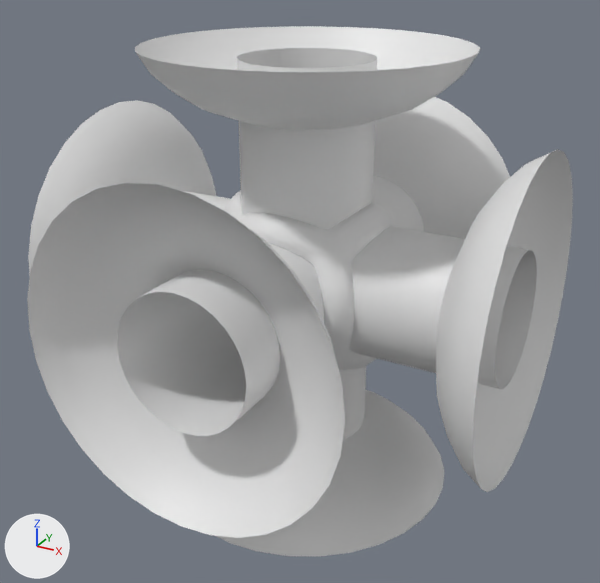
What one commit did to the Blender file Assets/Meshes/Wire.blend.
Before and after are seen from a camera (50 mm lens) standing at (0.859, -1.593, 0.753) and looking at (-0.006, -0.02, -0.034). The lights are fixed; the arrows at lower left show +X, +Y and +Z.

Objects in the first picture: 'Back', 'BackCup', 'Base', 'Down', 'DownCup', 'Forward', 'ForwardCup', 'Left', 'LeftCup', 'RightCup', 'Up', 'UpCup'.
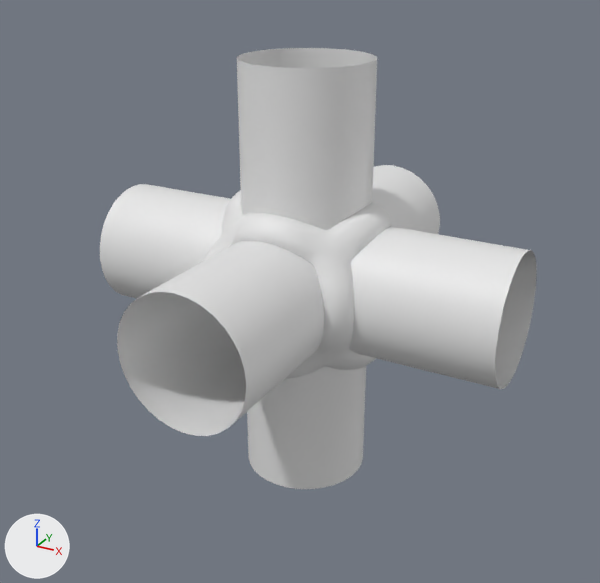
The change, as a list of edits to the scene's bpy script:
```text
Remove ob_backcup:
    ob_backcup = bpy.data.objects.new('BackCup', me_cube_006)
    ob_backcup.location = (0.0, 0.0, 0.0)
    _m = ob_backcup.modifiers.new('Bevel', 'BEVEL')
    _m.width = 0.001
    _m.width_pct = 0.001
    _m.spread = 0.0
Remove ob_forwardcup:
    ob_forwardcup = bpy.data.objects.new('ForwardCup', me_cube_005)
    ob_forwardcup.location = (0.0, 0.0, 0.0)
    _m = ob_forwardcup.modifiers.new('Bevel', 'BEVEL')
    _m.width = 0.001
    _m.width_pct = 0.001
    _m.spread = 0.0
Remove ob_downcup:
    ob_downcup = bpy.data.objects.new('DownCup', me_cube_003)
    ob_downcup.location = (0.0, 0.0, 0.0)
    _m = ob_downcup.modifiers.new('Bevel', 'BEVEL')
    _m.width = 0.001
    _m.width_pct = 0.001
    _m.spread = 0.0
Remove ob_rightcup:
    ob_rightcup = bpy.data.objects.new('RightCup', me_cube_002)
    ob_rightcup.location = (0.0, 0.0, 0.0)
    _m = ob_rightcup.modifiers.new('Bevel', 'BEVEL')
    _m.width = 0.001
    _m.width_pct = 0.001
    _m.spread = 0.0
Remove ob_upcup:
    ob_upcup = bpy.data.objects.new('UpCup', me_cube_001)
    ob_upcup.location = (0.0, 0.0, 0.0)
    _m = ob_upcup.modifiers.new('Bevel', 'BEVEL')
    _m.width = 0.001
    _m.width_pct = 0.001
    _m.spread = 0.0
Remove ob_leftcup:
    ob_leftcup = bpy.data.objects.new('LeftCup', me_cube_000)
    ob_leftcup.location = (0.0, 0.0, 0.0)
    _m = ob_leftcup.modifiers.new('Bevel', 'BEVEL')
    _m.width = 0.001
    _m.width_pct = 0.001
    _m.spread = 0.0
```

Changed parts and their boxes (x1, y1, x2, y2) in the pictures (600 x 583 px):
'DownCup', deleted
    before: (27, 183, 345, 538)
'LeftCup', deleted
    before: (436, 149, 573, 492)
'ForwardCup', deleted
    before: (135, 26, 480, 130)
'BackCup', deleted
    before: (216, 390, 444, 557)
'RightCup', deleted
    before: (28, 100, 216, 276)
'UpCup', deleted
    before: (373, 97, 510, 239)
'Back', unchanged, uncovered by the edit
    before: (339, 366, 366, 440)
    after: (247, 366, 366, 489)
'Right', unchanged, uncovered by the edit
    before: (183, 191, 231, 211)
    after: (100, 184, 231, 298)
